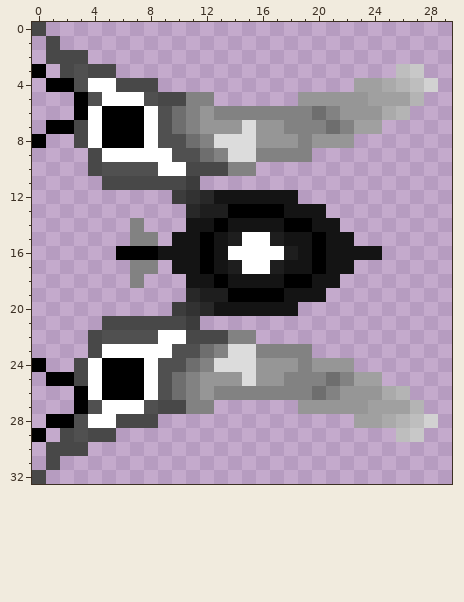
Pixel-art sprite, stored at resources/images/playerShip.png. This is how it looked before the edit.
The file is 30x33 pixels. Colours within 5 levels of each other are drawn and written as one.
New version:
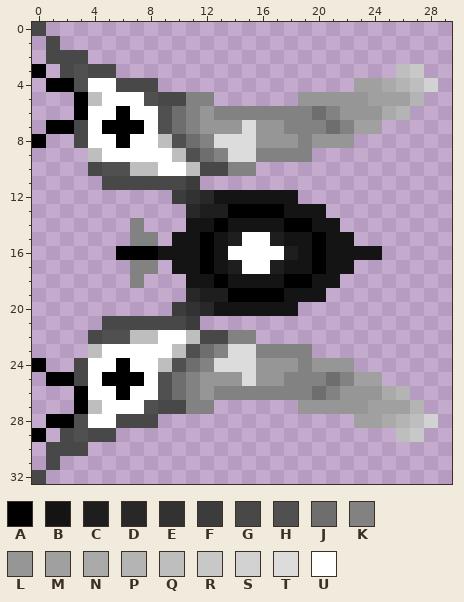
Palette (. is transparent): A #000000  B #141414  C #1e1e1e  D #282828  E #323232  F #3c3c3c  G #484848  H #505050  J #6e6e6e  K #828282  L #969696  M #a0a0a0  N #aaaaaa  P #b4b4b4  Q #bebebe  R #c8c8c8  S #d2d2d2  T #dcdcdc  U #ffffff
Changes in this commit:
{"y":5,"x":4,"old":"H","new":"Q"}
{"y":6,"x":5,"old":"A","new":"U"}
{"y":6,"x":7,"old":"A","new":"U"}
{"y":8,"x":5,"old":"A","new":"U"}
{"y":8,"x":7,"old":"A","new":"U"}
{"y":8,"x":9,"old":"H","new":"Q"}
{"y":9,"x":4,"old":"G","new":"Q"}
{"y":9,"x":10,"old":"H","new":"Q"}
{"y":10,"x":7,"old":"HH","new":"QQ"}
{"y":10,"x":11,"old":"G","new":"Q"}
{"y":22,"x":7,"old":"HH","new":"QQ"}
{"y":22,"x":11,"old":"G","new":"Q"}
{"y":23,"x":4,"old":"G","new":"Q"}
{"y":23,"x":10,"old":"H","new":"Q"}
{"y":24,"x":5,"old":"A","new":"U"}
{"y":24,"x":7,"old":"A","new":"U"}
{"y":24,"x":9,"old":"H","new":"Q"}
{"y":26,"x":5,"old":"A","new":"U"}
{"y":26,"x":7,"old":"A","new":"U"}
{"y":27,"x":4,"old":"H","new":"Q"}
{"label":"changed","picture_box":[88,92,200,176]}
{"label":"changed","picture_box":[88,330,200,414]}
